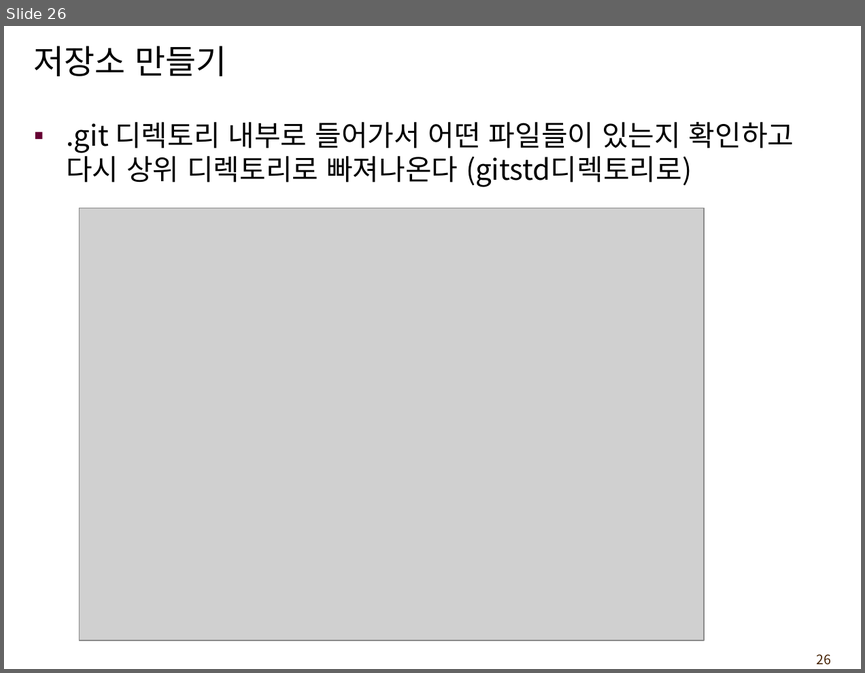
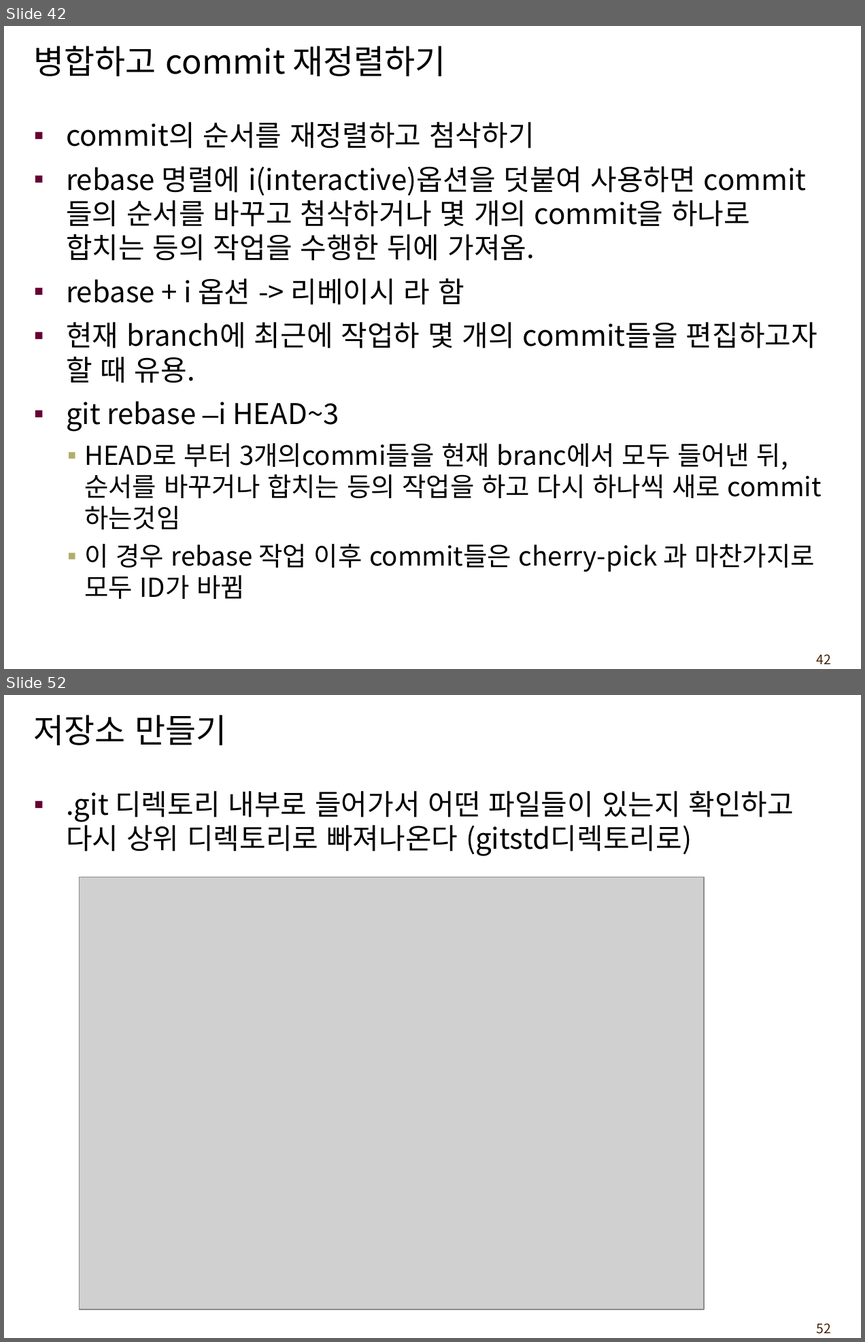
Before and after one commit to leejaegook/lecture_git, a slide deck: gitTeachingMaterial.ppt. Shown one above the other, each under a label of ours: slide 26 before the commit, slides 42 and 52 after it; the slides between them are not shown. The pictures are 865x673 and 865x1342 pixels, drawn with LibreOffice and Linux fonts; fonts in the diff are those of the drawing; grey boxes stand for pictures; background and template pictures are left out. Boxes give left, top, right and bottom in pixels: in the first picture for what was removed or moved away, otherwise in the second. Text is boxed around its words. In the diff, an @@ line names an element or a change of style, - is before the commit and + after.

Commit message:
lecture text modify

```diff
--- a/gitTeachingMaterial.ppt
+++ b/gitTeachingMaterial.ppt
@@ slide 42 added at box(4, 26, 861, 669), background #FFFFFF; not listed: 1 template element that a slide beside it also shows @@
@@ title added at box(34, 46, 446, 76), 28 pt, text #000000 @@
+병합하고 commit 재정렬하기
@@ text added at box(66, 122, 821, 599), 24 pt, text #000000 @@
+▪ commit의 순서를 재정렬하고 첨삭하기
+▪ rebase 명렬에 i(interactive)옵션을 덧붙여 사용하면 commit 들의 순서를 바꾸고 첨삭하거나 몇 개의 commit을 하나로 합치는 등의 작업을 수행한 뒤에 가져옴.
+▪ rebase + i 옵션 -> 리베이시 라 함
+▪ 현재 branch에 최근에 작업하 몇 개의 commit들을 편집하고자 할 때 유용.
+▪ git rebase –i HEAD~3
+  ▪ HEAD로 부터 3개의commi들을 현재 branc에서 모두 들어낸 뒤, 순서를 바꾸거나 합치는 등의 작업을 하고 다시 하나씩 새로 commit 하는것임
+  ▪ 이 경우 rebase 작업 이후 commit들은 cherry-pick 과 마찬가지로 모두 ID가 바뀜
@@ what was slide 26 is now slide 52 @@
@@ page number at box(817, 1323, 831, 1334): text changed @@
-26
+52
```
Also in this commit, not shown: 38 slides changed, 25 other slides added.
